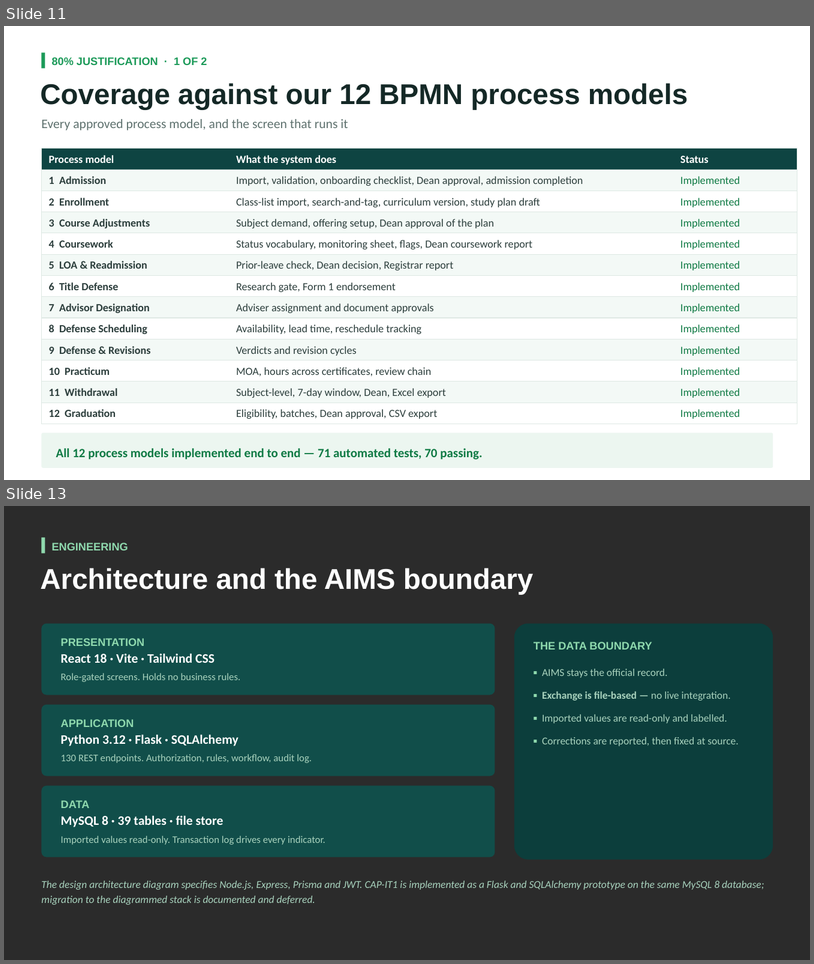
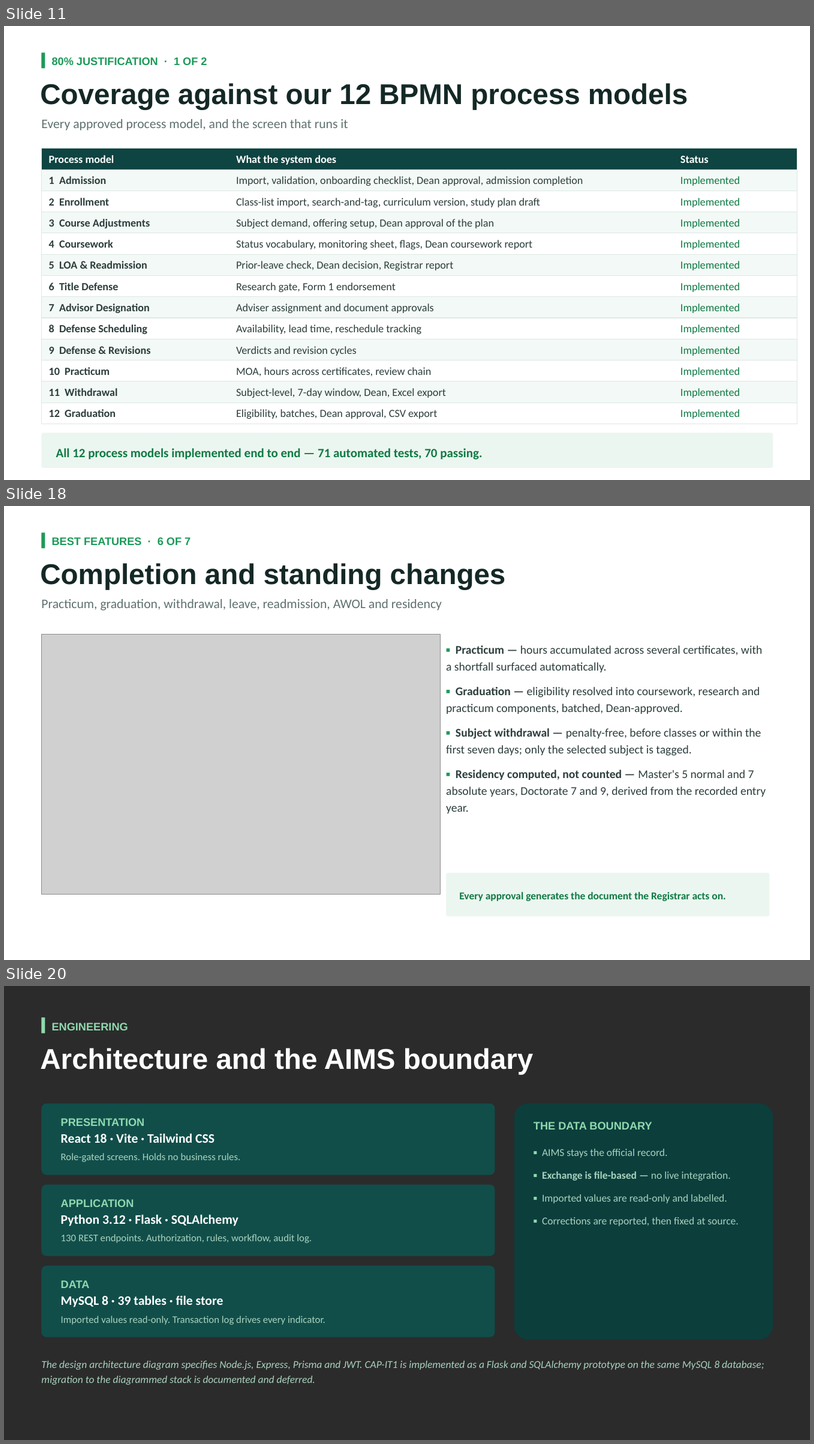
Before and after one commit to miguisanson/CAPSTONE-USLS-MVP, a slide deck: Documents/CAPSTONE_ONLY/CAP-IT1 Defense Deck.pptx. Shown one above the other, each under a label of ours: slides 11 and 13 before the commit, slides 11, 18 and 20 after it; the slides between them are not shown. The pictures are 814x964 and 814x1444 pixels, drawn with LibreOffice and Linux fonts; fonts in the diff are those of the drawing; grey boxes stand for pictures; background and template pictures are left out; a plain dark background stands for a picture behind light text. Boxes give left, top, right and bottom in pixels: in the first picture for what was removed or moved away, otherwise in the second. Text is boxed around its words. In the diff, an @@ line names an element or a change of style, - is before the commit and + after.

Commit message:
leftover documents

```diff
--- a/Documents/CAPSTONE_ONLY/CAP-IT1 Defense Deck.pptx
+++ b/Documents/CAPSTONE_ONLY/CAP-IT1 Defense Deck.pptx
@@ slide 18 added at (4,506,810,960), background picture (left out) @@
@@ rectangle added at (42,532,45,549), fill #1C9A59 @@
@@ text added at (52,537,191,545), 13 pt, text #1C9A59, bold @@
+BEST FEATURES · 6 OF 7
@@ text added at (40,563,506,589), 34 pt, text #142826, bold @@
+Completion and standing changes
@@ text added at (41,599,442,610), 15.5 pt, text #5E716E @@
+Practicum, graduation, withdrawal, leave, readmission, AWOL and residency
@@ picture added at (42,634,441,894) @@
@@ text added at (446,645,766,813), 14 pt, text #2C3E3C @@
+▪ Practicum — hours accumulated across several certificates, with a shortfall surfaced automatically.
+▪ Graduation — eligibility resolved into coursework, research and practicum components, batched, Dean-approved.
+▪ Subject withdrawal — penalty-free, before classes or within the first seven days; only the selected subject is tagged.
+▪ Residency computed, not counted — Master's 5 normal and 7 absolute years, Doctorate 7 and 9, derived from the recorded entry year.
@@ rounded rectangle added at (446,873,770,916), fill #ECF6F0 @@
@@ text added at (459,891,726,901), 12.5 pt, text #0F7A44, bold @@
+Every approval generates the document the Registrar acts on.
@@ what was slide 13 is now slide 20 @@
```
Also in this commit, not shown: 1 slide changed, 6 other slides added, 1 other file.
